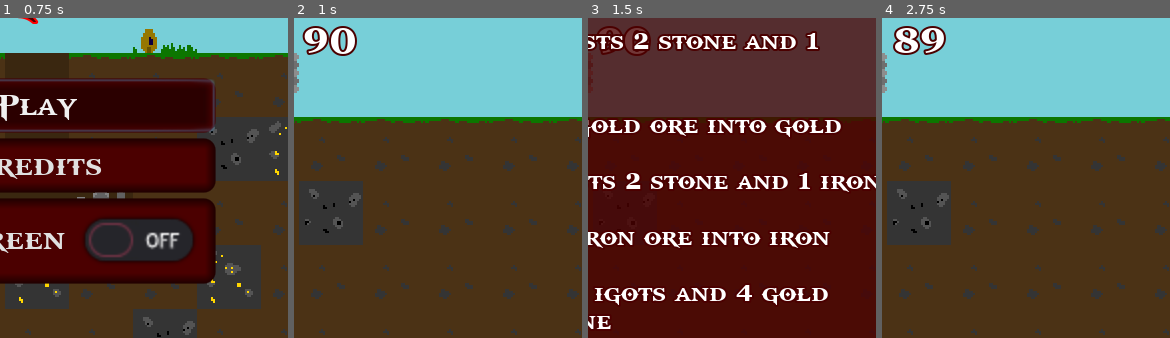
Above: before the commit, frames 1-4 (left to right).
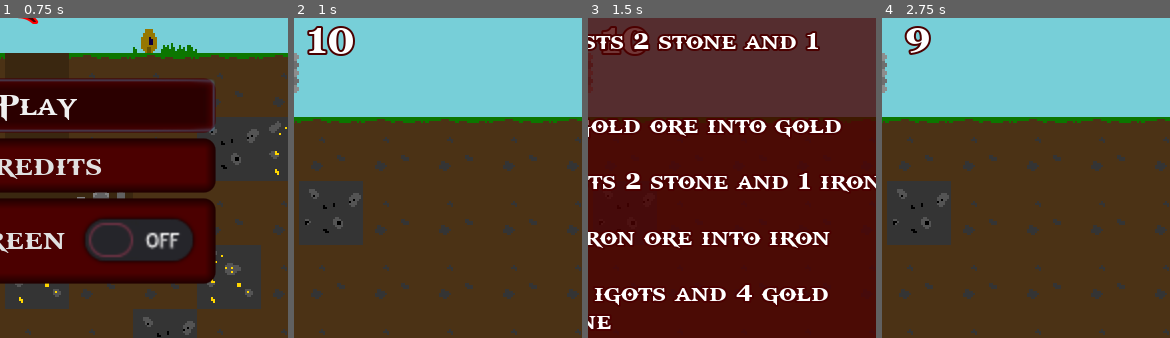
Above: after the commit, the same moments.

Repository: the-alex-g/LD48
Game: Godot game, scene res://Main/MainMenu.tscn
The game is run twice, just before and just after one commit, with the same random seed, the same clock (stepped at 60 frames per second) and the same inputs.
Inputs:
- Up to frame 1 (0.75 s): click "Play" at 0.5 s
- Up to frame 2 (1 s): no input
- Up to frame 3 (1.5 s): click "I" at 1.25 s
- Up to frame 4 (2.75 s): click "I" at 2 s
The pictures show only the part of the screen within x 44-94%, y 25-75%; the shares and areas given below are measured in that part.

Frame 1 is identical in both runs. In frame 2, 1.1% of the frame differs, in the area x 2-22%, y 2-12%; in frame 3, 0.4%; in frame 4, 1.3%, in the area x 3-23%, y 2-12%.

Commit message:
Add resources reset

Diff:
--- a/project/Main/GameOver.gd
+++ b/project/Main/GameOver.gd
@@ -31,8 +31,10 @@
 func _on_PlayAgain_pressed()->void:
 	yield(get_tree().create_timer(0.2),"timeout")
 	_ignore = get_tree().change_scene("res://Main/Main.tscn")
+	ResourceManager.reset()
 
 
 func _on_MainMenu_pressed():
 	yield(get_tree().create_timer(0.2),"timeout")
 	_ignore = get_tree().change_scene("res://Main/MainMenu.tscn")
+	ResourceManager.reset()
--- a/project/Main/Main.tscn
+++ b/project/Main/Main.tscn
@@ -137,7 +137,7 @@
 }
 
 [node name="GameTimer" type="Timer" parent="."]
-wait_time = 90.0
+wait_time = 10.0
 one_shot = true
 autostart = true
 
